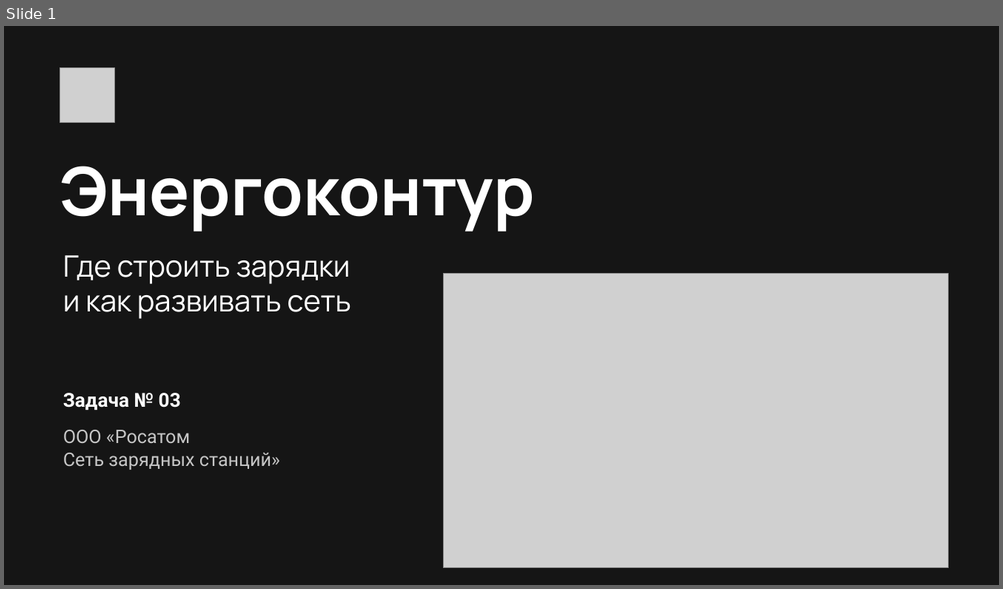
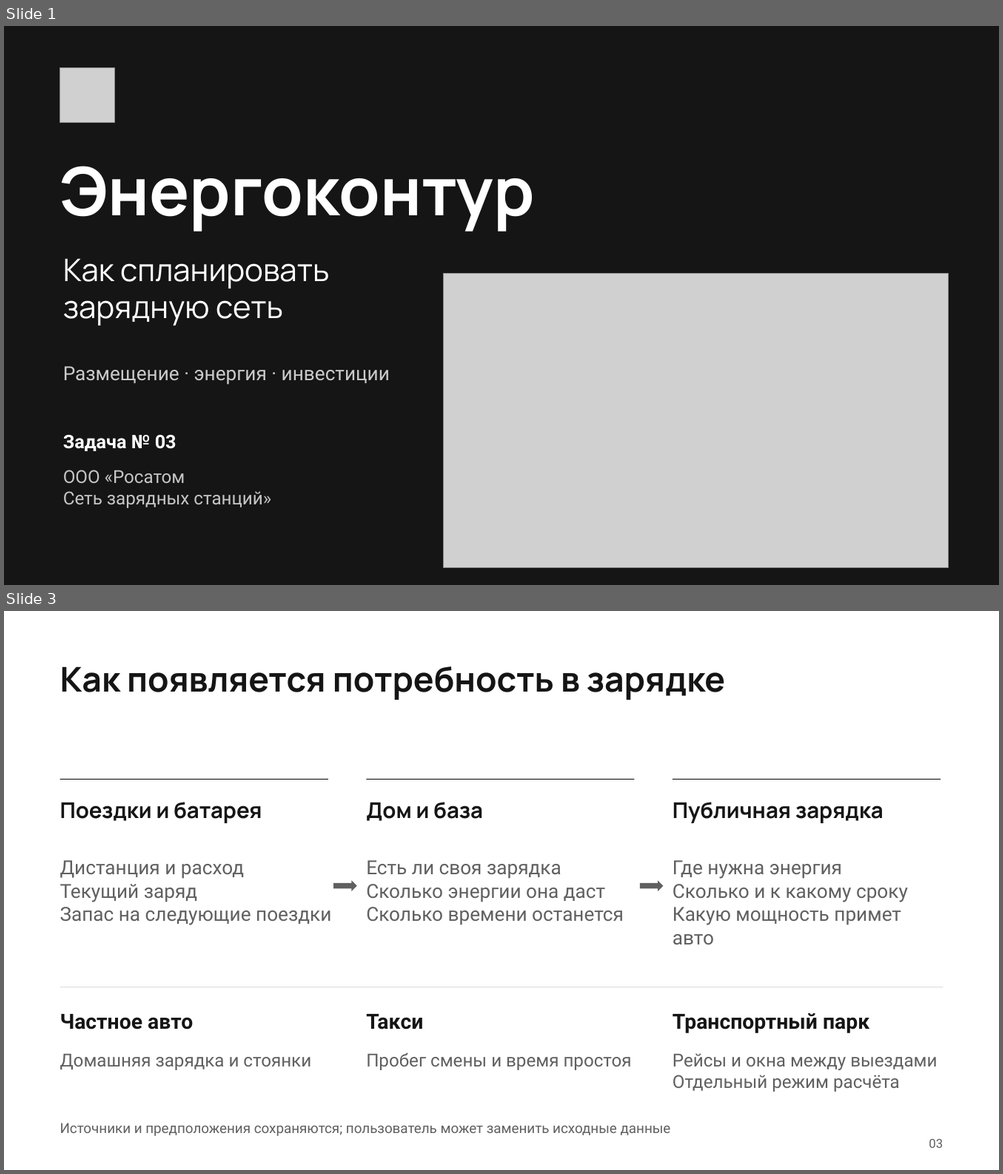
Before and after one commit to Elmar006/energy_web, a slide deck: docs/commission/submission/Энергоконтур_решение_задачи.pptx. Shown one above the other, each under a label of ours: slide 1 before the commit, slides 1 and 3 after it; the slides between them are not shown. The pictures are 1003x589 and 1003x1174 pixels, drawn with LibreOffice and Linux fonts; fonts in the diff are those of the drawing; grey boxes stand for pictures. Boxes give left, top, right and bottom in pixels: in the first picture for what was removed or moved away, otherwise in the second. Text is boxed around its words. In the diff, an @@ line names an element or a change of style, - is before the commit and + after.

```diff
--- a/docs/commission/submission/Энергоконтур_решение_задачи.pptx
+++ b/docs/commission/submission/Энергоконтур_решение_задачи.pptx
@@ slide 3 added at (4, 611, 999, 1170), background #FFFFFF @@
@@ text added at (60, 667, 725, 700), 33 pt, text #151515, bold @@
+Как появляется потребность в зарядке
@@ rectangle added at (60, 779, 328, 780), fill #151515 @@
@@ rectangle added at (366, 779, 634, 780), fill #151515 @@
@@ rectangle added at (672, 779, 940, 780), fill #151515 @@
@@ text added at (60, 802, 262, 823), 21 pt, text #151515, bold @@
+Поездки и батарея
@@ text added at (366, 802, 483, 821), 21 pt, text #151515, bold @@
+Дом и база
@@ text added at (672, 802, 883, 823), 21 pt, text #151515, bold @@
+Публичная зарядка
@@ text added at (60, 860, 331, 925), 18.8 pt, text #606060 @@
+Дистанция и расход
+Текущий заряд
+Запас на следующие поездки
@@ text added at (366, 860, 623, 925), 18.8 pt, text #606060 @@
+Есть ли своя зарядка
+Сколько энергии она даст
+Сколько времени останется
@@ text added at (672, 860, 908, 945), 18.8 pt, text #606060 @@
+Где нужна энергия
+Сколько и к какому сроку
+Какую мощность примет авто
@@ right arrow added at (334, 880, 357, 891), fill #606060 @@
@@ right arrow added at (640, 880, 663, 891), fill #606060 @@
@@ rectangle added at (60, 987, 942, 988), fill #DEDEDE @@
@@ text added at (60, 1014, 193, 1030), 20.2 pt, text #151515, bold @@
+Частное авто
@@ text added at (366, 1014, 423, 1030), 20.2 pt, text #151515, bold @@
+Такси
@@ text added at (672, 1014, 869, 1034), 20.2 pt, text #151515, bold @@
+Транспортный парк
@@ text added at (60, 1054, 311, 1071), 17.2 pt, text #606060 @@
+Домашняя зарядка и стоянки
@@ text added at (366, 1053, 632, 1071), 17.2 pt, text #606060 @@
+Пробег смены и время простоя
@@ text added at (672, 1054, 936, 1092), 17.2 pt, text #606060 @@
+Рейсы и окна между выездами
+Отдельный режим расчёта
@@ text added at (60, 1123, 671, 1136), 13.5 pt, text #606060 @@
+Источники и предположения сохраняются; пользователь может заменить исходные данные
@@ text added at (928, 1139, 942, 1148), 12 pt, text #606060 @@
+03
@@ slide 1 changed as well @@
@@ text at (63, 258, 329, 326): text changed; size 28.5 to 30 pt @@
-Где строить зарядки
-и как развивать сеть
+Как спланировать
+зарядную сеть
@@ text added at (63, 366, 390, 385), 18.8 pt, text #CBCBCB @@
+Размещение · энергия · инвестиции
@@ text "Задача № 03": place and size @@
-text "Задача № 03" at (63, 393, 181, 410)
+text "Задача № 03" at (63, 435, 176, 452)
@@ text "Задача № 03" at (63, 435, 176, 452): size 18.8 to 18 pt @@
@@ text "ООО «Росатом": place and size @@
-text "ООО «Росатом" at (63, 430, 280, 470)
+text "ООО «Росатом" at (63, 470, 271, 508)
@@ text "ООО «Росатом" at (63, 470, 271, 508): size 18 to 17.2 pt @@
```
Also in this commit, not shown: 10 other slides added, 11 slides removed, 10 other files.
